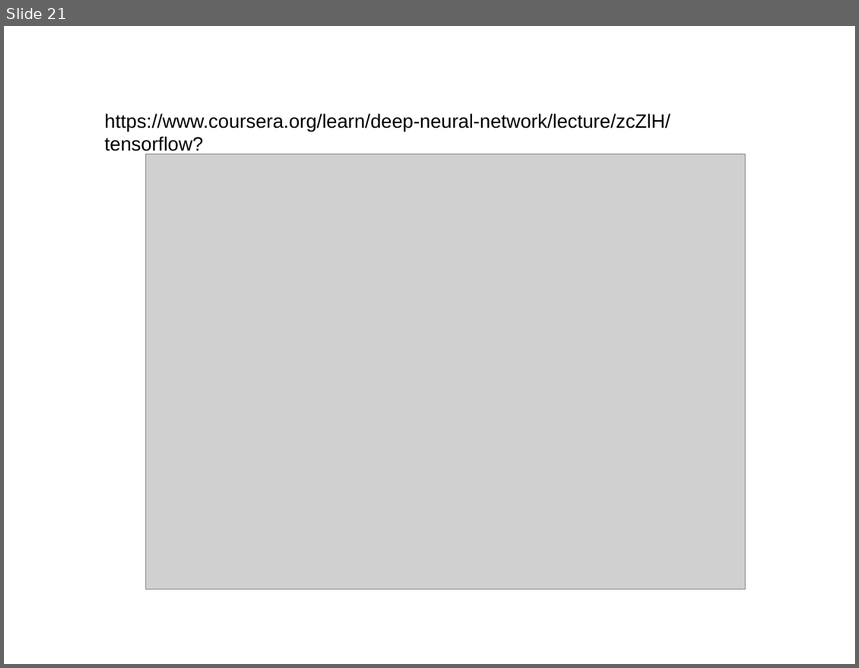
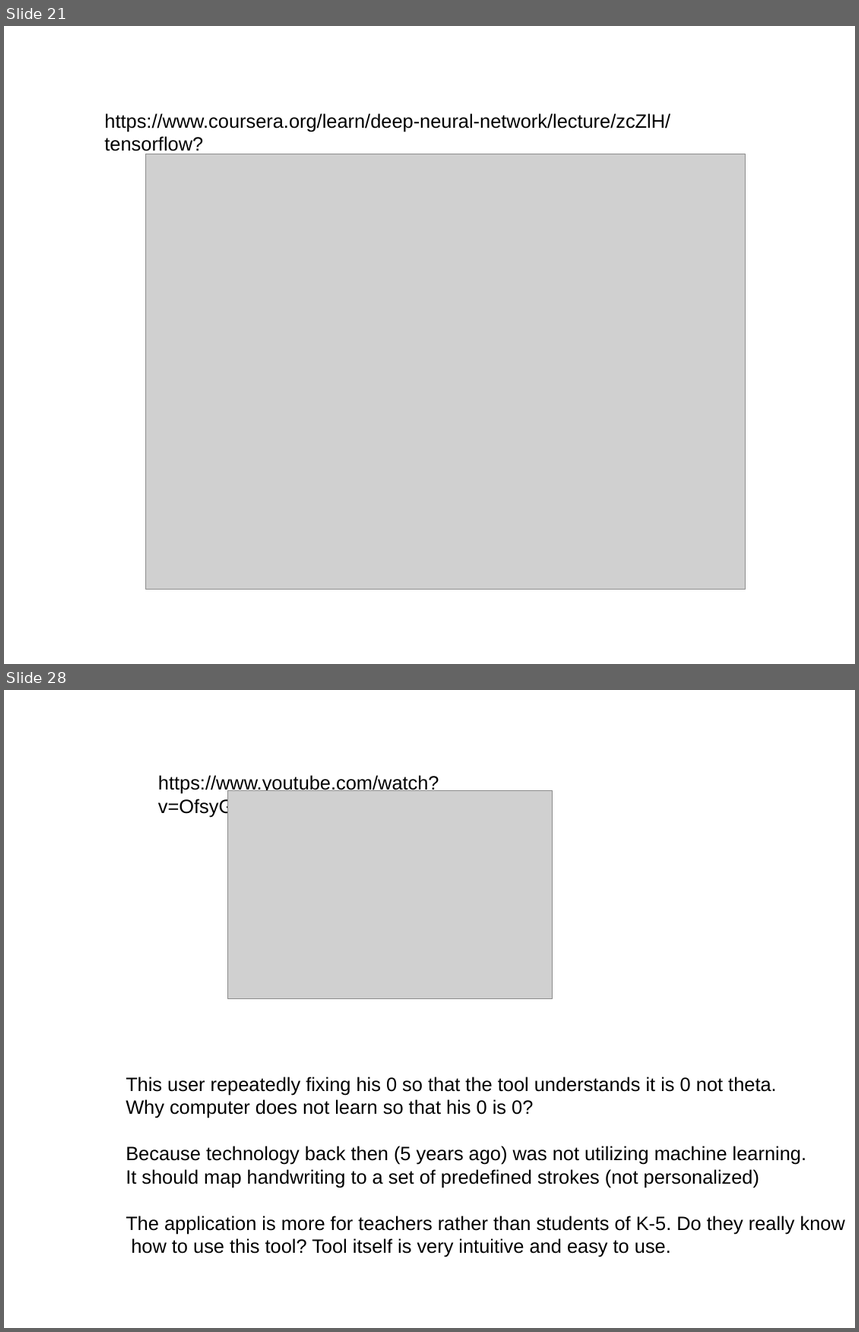
Before and after one commit to rosepark222/RNN-for-adding-two-binary-numbers, a slide deck: RNN.odp. Shown one above the other, each under a label of ours: slide 21 before the commit, slides 21 and 28 after it; the slides between them are not shown. The pictures are 859x668 and 859x1332 pixels, drawn with LibreOffice and Linux fonts; fonts in the diff are those of the drawing; grey boxes stand for pictures. Boxes give left, top, right and bottom in pixels: in the first picture for what was removed or moved away, otherwise in the second. Text is boxed around its words. In the diff, an @@ line names an element or a change of style, - is before the commit and + after.

```diff
--- a/RNN.odp
+++ b/RNN.odp
@@ slide 28 added at [4,690,855,1328], background #FFFFFF @@
@@ text added at [158,775,439,817], 18 pt, text #000000 @@
+https://www.youtube.com/watch?v=OfsyG6w0OLE
@@ picture added at [228,790,553,999] @@
@@ text added at [126,1077,845,1258], 18 pt, text #000000 @@
+This user repeatedly fixing his 0 so that the tool understands it is 0 not theta.
+Why computer does not learn so that his 0 is 0?
+Because technology back then (5 years ago) was not utilizing machine learning.
+It should map handwriting to a set of predefined strokes (not personalized)
+The application is more for teachers rather than students of K-5. Do they really know
+how to use this tool? Tool itself is very intuitive and easy to use.
```
Also in this commit, not shown: 1 slide changed, 7 other slides added, 2 slides removed.
